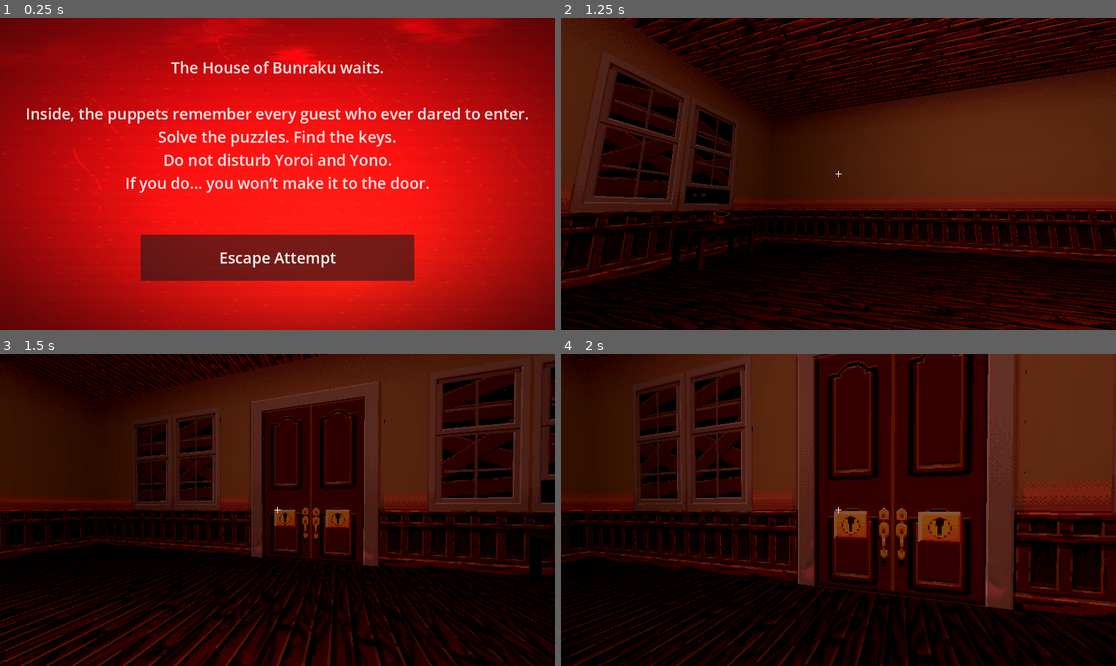
Above: before the commit, frames 1-4 (two rows, left to right).
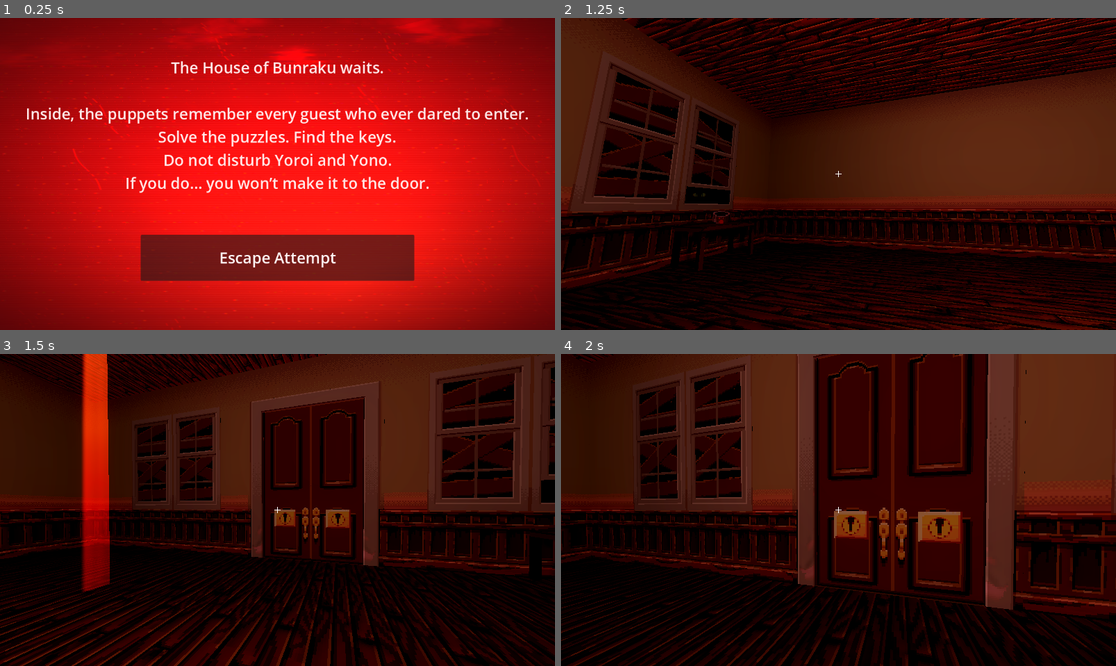
Above: after the commit, the same moments.

Repository: RianShinozaki/MansionOfBunraku
Game: Godot game, scene res://Maps/StartScreen.tscn
Same seed, same stepped clock (60 frames per second), same inputs: the game is played once before the commit and once after it. Sound files missing from this copy of the repository are replaced by a short silence.
Inputs (mouse positions are in pixels of both pictures, inside the frame that each line leads up to):
- Up to frame 1 (0.25 s): no input
- Up to frame 2 (1.25 s): tap Enter at 0.5 s; move the mouse to (960, 158) at 0.52 s; hold D (Right) from 0.53 s (still down); tap Q at 0.6 s; click (960, 158) at 0.67 s
- Up to frame 3 (1.5 s): move the mouse to (249, 510) at 1.27 s; release D (Right) at 1.28 s; hold W (Forward) from 1.28 s (still down); tap Enter at 1.35 s
- Up to frame 4 (2 s): keep holding W (Forward)

Frames 1-2 are identical in both runs. In frame 3, 3.7% of the frame differs, in the area x 14-20%, y 0-77%; in frame 4, nothing differs.

Commit message:
adding firewall

Diff:
--- a/Maps/Game.tscn
+++ b/Maps/Game.tscn
@@ -1,6 +1,5 @@
 [gd_scene load_steps=34 format=3 uid="uid://bye6w6mipuigf"]
 
-[ext_resource type="Shader" uid="uid://c7ey4batttr8m" path="res://Shaders/SingleFlame.gdshader" id="1_fire"]
 [ext_resource type="ArrayMesh" uid="uid://cwi66wxkmptds" path="res://Art Assets/Models/House.obj" id="2_hyobi"]
 [ext_resource type="Material" uid="uid://bywe2h5ftf5v5" path="res://Art Assets/Materials/House.tres" id="3_ceqvn"]
 [ext_resource type="Texture2D" uid="uid://cce2h2tfik75p" path="res://Art Assets/Chandelier.png" id="4_mdqsx"]
@@ -17,15 +16,16 @@
 [ext_resource type="AudioStream" uid="uid://dwpe43e3kcee8" path="res://Audio Pack/grab_item_from_fridge.mp3" id="13_8rhjv"]
 [ext_resource type="AudioStream" uid="uid://cxw4air1dxmqd" path="res://Audio Pack/wind_howl_ambient_1.wav" id="14_r1twq"]
 [ext_resource type="AudioStream" uid="uid://de8juk1i8uesl" path="res://Audio Pack/cat_eat.mp3" id="14_ydypc"]
-[ext_resource type="Script" path="res://Scripts/catbowl.gd" id="15_di1da"]
-[ext_resource type="Script" path="res://Scripts/cat_eyes.gd" id="16_baccv"]
+[ext_resource type="Script" uid="uid://d3wsmxfnjpl2l" path="res://Scripts/catbowl.gd" id="15_di1da"]
+[ext_resource type="Script" uid="uid://btoioc0dqqkf8" path="res://Scripts/cat_eyes.gd" id="16_baccv"]
 [ext_resource type="AudioStream" uid="uid://c0220h410mqn8" path="res://Audio Pack/cat_meow.mp3" id="17_di1da"]
 [ext_resource type="PackedScene" uid="uid://pownsbape1t" path="res://Objects/front_doors.tscn" id="20_66c1n"]
 [ext_resource type="PackedScene" uid="uid://bmea2njewrpcl" path="res://Objects/yoroi.tscn" id="21_di1da"]
-[ext_resource type="Script" path="res://Maps/bunraku_managers.gd" id="21_kgyru"]
+[ext_resource type="Script" uid="uid://fvc31ay06foq" path="res://Maps/bunraku_managers.gd" id="21_kgyru"]
 [ext_resource type="PackedScene" uid="uid://cbki4518ca03c" path="res://Objects/yono.tscn" id="22_66c1n"]
 [ext_resource type="AudioStream" uid="uid://bou2vu6pekbo5" path="res://Audio Pack/floor_creak_loud.wav" id="24_0llml"]
 [ext_resource type="AudioStream" uid="uid://b4litghd6k21y" path="res://Audio Pack/jumpscare.mp3" id="25_l8r31"]
+[ext_resource type="Shader" path="res://Shaders/FireTiled.gdshader" id="26_fire"]
 
 [sub_resource type="ConcavePolygonShape3D" id="ConcavePolygonShape3D_qbg5b"]
 data = PackedVector3Array(0, 0, -0.0001, -1.28, 0, 0.3199, -1.28, 0, -0.0001, 0, 0, 0.3199, -1.28, 0, 0.3199, 0, 0, -0. …(23770 unchanged characters)…
@@ -52,30 +52,35 @@
 [sub_resource type="BoxShape3D" id="BoxShape3D_ceqvn"]
 size = Vector3(0.325012, 0.541504, 0.648376)
 
-[sub_resource type="QuadMesh" id="QuadMesh_fire"]
-size = Vector2(1, 1)
-
-[sub_resource type="ShaderMaterial" id="ShaderMaterial_meat_fire"]
+[sub_resource type="ShaderMaterial" id="ShaderMaterial_firewall"]
 render_priority = 0
-shader = ExtResource("1_fire")
+shader = ExtResource("26_fire")
 shader_parameter/fire_color_hot = Color(1, 0.95, 0.8, 1)
 shader_parameter/fire_color_mid = Color(1, 0.35, 0.1, 1)
 shader_parameter/fire_color_base = Color(0.8, 0.05, 0, 1)
 shader_parameter/ember_color = Color(0.3, 0.02, 0, 1)
 shader_parameter/fire_intensity = 1.0
-shader_parameter/fire_scale = 2.0
+shader_parameter/fire_scale = 1.0
 shader_parameter/fire_speed = 1.0
-shader_parameter/flame_height = 1.2
-shader_parameter/turbulence = 0.8
-shader_parameter/flicker_speed = 4.0
-shader_parameter/flicker_amount = 0.4
-shader_parameter/edge_softness = 0.5
+shader_parameter/flame_height = 1.0
+shader_parameter/turbulence = 1.0
+shader_parameter/flicker_speed = 3.0
+shader_parameter/flicker_amount = 0.3
+shader_parameter/edge_softness = 0.4
 shader_parameter/core_density = 0.8
-shader_parameter/tip_fadeout = 1.5
-shader_parameter/emissive_power = 3.0
+shader_parameter/tip_fadeout = 1.2
+shader_parameter/flame_tongues = 4
+shader_parameter/flame_separation = 0.4
+shader_parameter/flame_variation = 0.6
+shader_parameter/flame_irregularity = 0.5
+shader_parameter/emissive_power = 2.5
 shader_parameter/color_variation = 0.3
-shader_parameter/horizontal_drift = 0.4
-shader_parameter/face_camera = true
+shader_parameter/horizontal_drift = 0.3
+shader_parameter/tile_size = 2.0
+shader_parameter/world_offset = Vector2(0, 0)
+
+[sub_resource type="QuadMesh" id="QuadMesh_firewall"]
+size = Vector2(5, 3)
 
 [node name="Node3D" type="Node3D"]
 
@@ -157,11 +162,6 @@
 texture_filter = 2
 texture = ExtResource("9_xacle")
 
-[node name="Fire" type="MeshInstance3D" parent="Environment/Objects/Cupboards/Fridge4/MeatPile"]
-transform = Transform3D(0.3, 0, 0, 0, 0.4, 0, 0, 0, 0.3, 0, 0.1, 0)
-mesh = SubResource("QuadMesh_fire")
-surface_material_override/0 = SubResource("ShaderMaterial_meat_fire")
-
 [node name="StaticBody3D" type="StaticBody3D" parent="Environment/Objects/Cupboards/Fridge4/MeatPile" groups=["Interactable"]]
 collision_layer = 4
 collision_mask = 0
@@ -245,6 +245,11 @@
 stream = ExtResource("14_r1twq")
 autoplay = true
 
+[node name="FireWall" type="MeshInstance3D" parent="Environment/Objects"]
+transform = Transform3D(-1, 0, -8.74228e-08, 0, 1, 0, 8.74228e-08, 0, -1, -0.431, 0.976, 2.8)
+material_override = SubResource("ShaderMaterial_firewall")
+mesh = SubResource("QuadMesh_firewall")
+
 [node name="Table" type="MeshInstance3D" parent="Environment"]
 transform = Transform3D(1, 0, 0, 0, 1, 0, 0, 0, 1, -3.82718, -0.217737, -0.608844)
 mesh = ExtResource("10_xacle")
Not shown: 1 places in Maps/Game.tscn that only renumber resources
